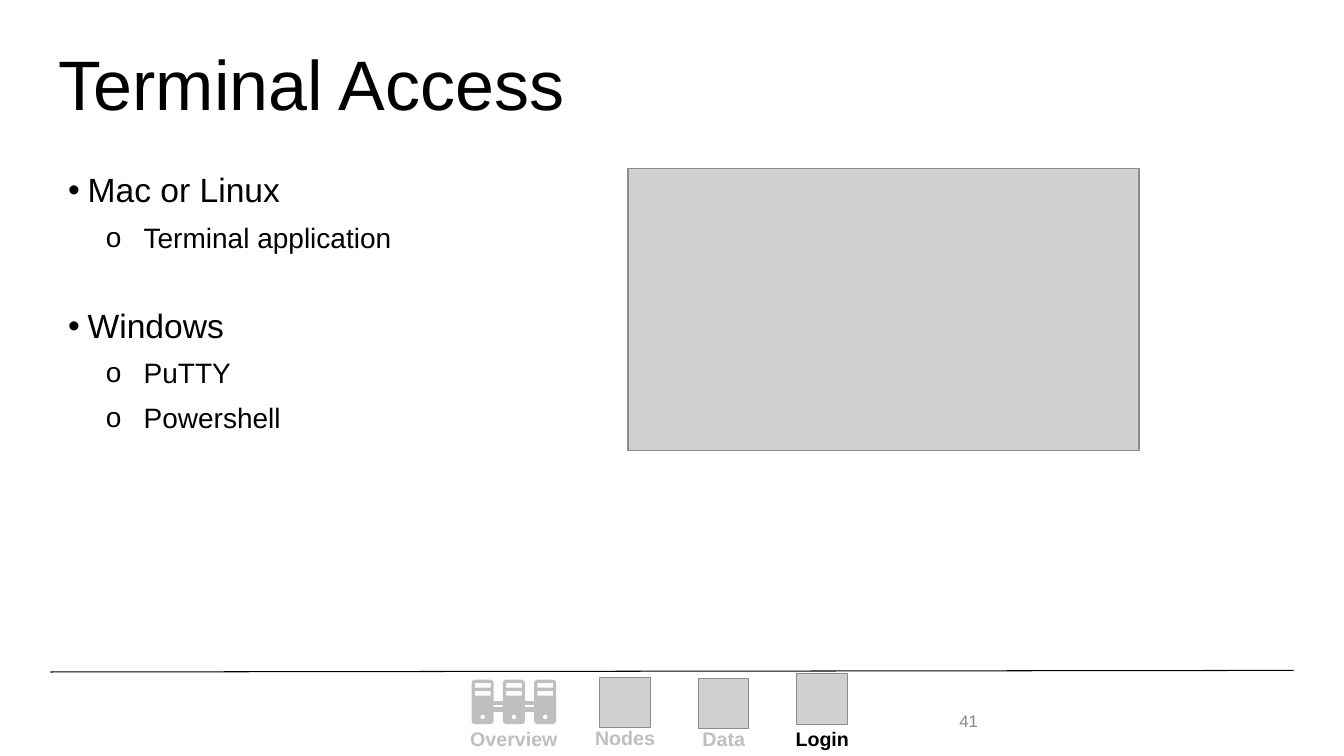
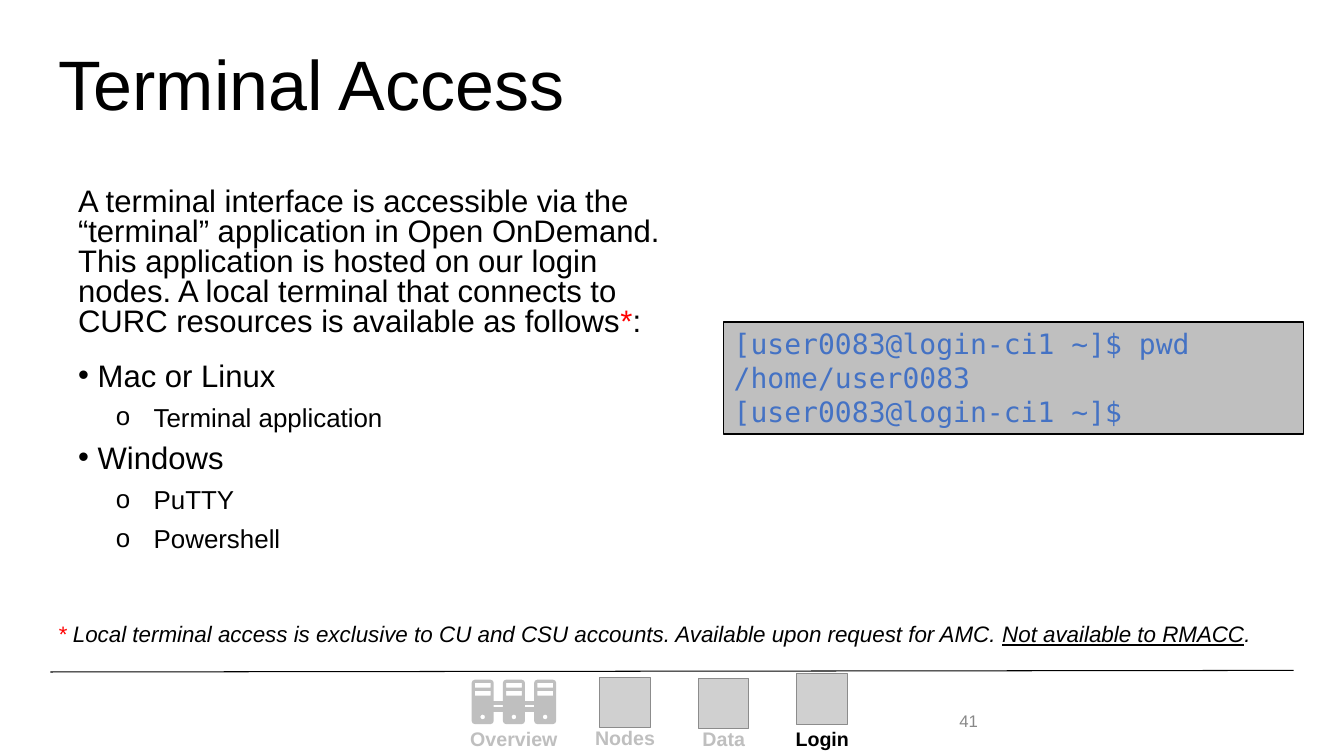
Before and after one commit to ResearchComputing/New_User_Seminar, a slide deck: slide 41 of Alpine_New_User_Seminar.pptx. Drawn at 1344x756 pixels with LibreOffice and Linux fonts; fonts in the diff are those of the drawing; grey boxes stand for pictures; background and template pictures are left out. Boxes give left, top, right and bottom in pixels: in the first picture for what was removed or moved away, otherwise in the second. Text is boxed around its words. In the diff, an @@ line names an element or a change of style, - is before the commit and + after.

```diff
--- a/Alpine_New_User_Seminar.pptx
+++ b/Alpine_New_User_Seminar.pptx
@@ picture removed at [628,168,1139,451] @@
@@ text "A terminal interface is accessible ...": place and size @@
-text "A terminal interface is accessible ..." at [88,177,391,429]
+text "A terminal interface is accessible ..." at [78,189,659,549]
@@ text at [78,189,659,333]: paragraph added @@
+A terminal interface is accessible via the “terminal” application in Open OnDemand. This application is hosted on our login nodes. A local terminal that connects to CURC resources is available as follows*:
@@ rectangle added at [724,322,1304,434], fill #BFBFBF, outline #000000 1 pt, 20 pt, text #4472C4 @@
+[user0083@login-ci1 ~]$ pwd
+/home/user0083
+[user0083@login-ci1 ~]$
@@ text at [98,364,383,549]: size 24 to 22.2 pt in "Mac or Linux", "Windows"; size 20 to 18.5 pt in "Terminal application", "PuTTY", "Powershell"; line spacing 0.9 to 0.8 @@
@@ text added at [73,625,1250,647], 16 pt, text #000000, italic @@
+* Local terminal access is exclusive to CU and CSU accounts. Available upon request for AMC. Not available to RMACC.
```
Also in this commit, not shown: 9 other slides changed, 1 slide added, 2 slides removed, 1 other file.
